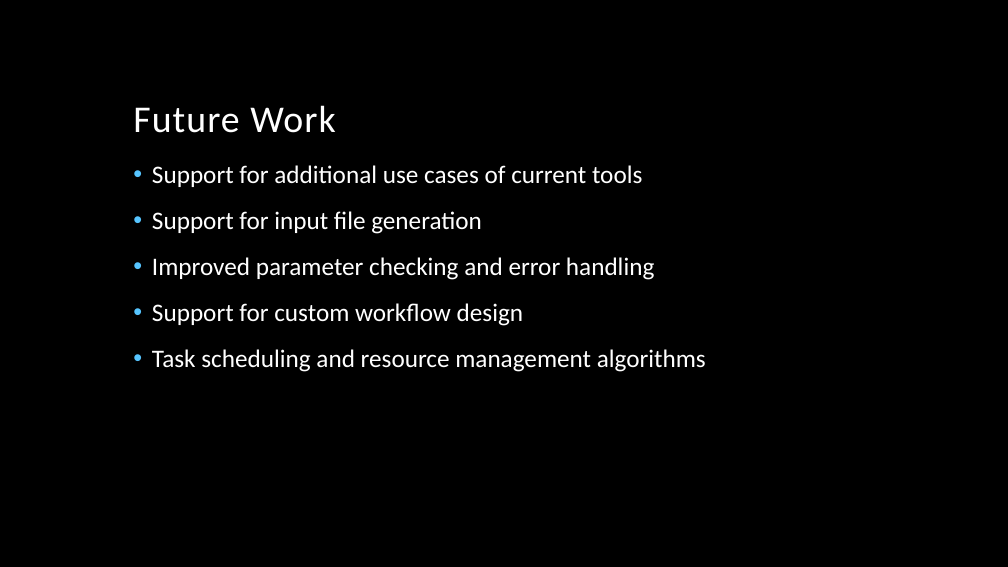
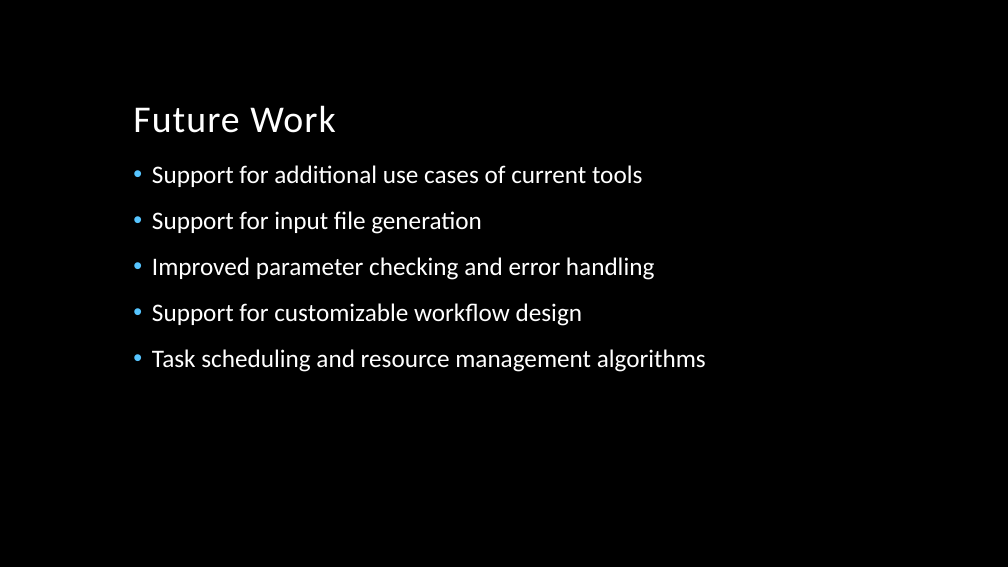
Before and after one commit to vincentpaul12/SkyLab-Files, a slide deck: slide 21 of pcsc_skylab.pptx (slide 22 before the commit). Drawn at 1008x567 pixels with LibreOffice and Linux fonts; fonts in the diff are those of the drawing; background and template pictures are left out. Boxes give left, top, right and bottom in pixels: in the first picture for what was removed or moved away, otherwise in the second. Text is boxed around its words. In the diff, an @@ line names an element or a change of style, - is before the commit and + after.

```diff
--- a/pcsc_skylab.pptx
+++ b/pcsc_skylab.pptx
@@ text at bbox=[152, 303, 582, 326]: text changed @@
-• Support for custom workflow design
+• Support for customizable workflow design
```
Also in this commit, not shown: 10 other slides changed, 1 slide added, 2 slides removed.
